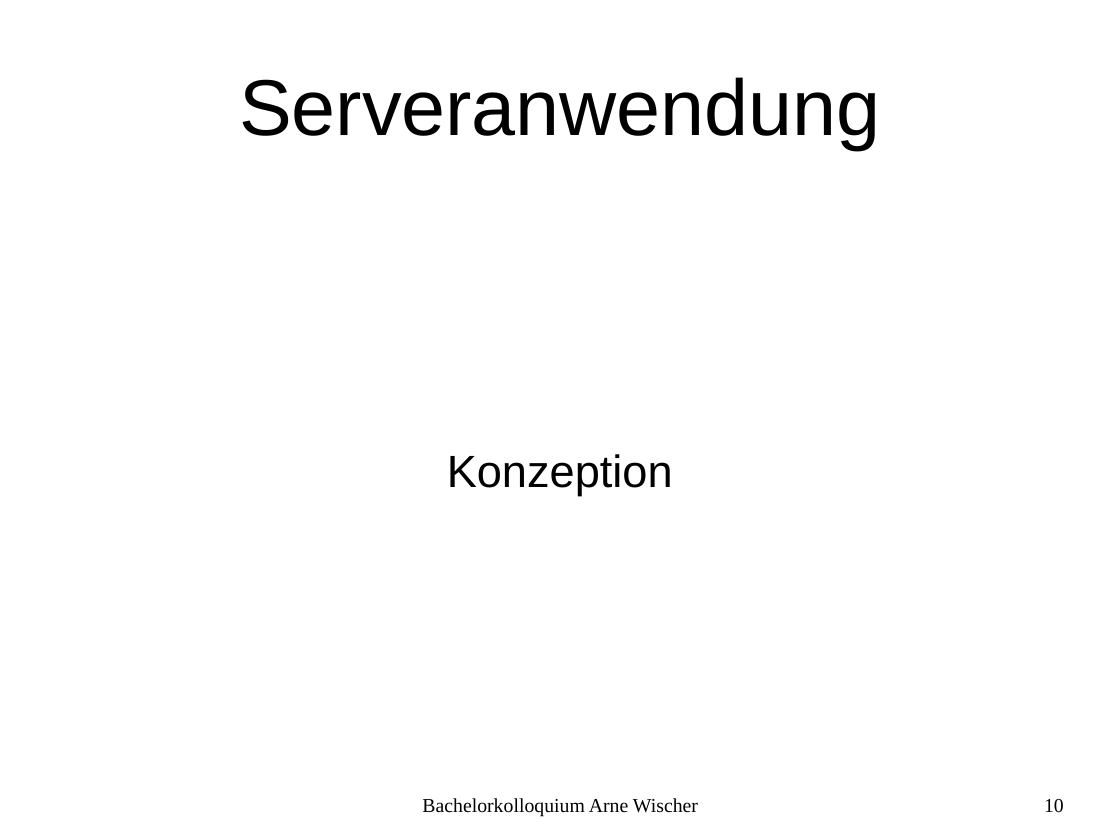
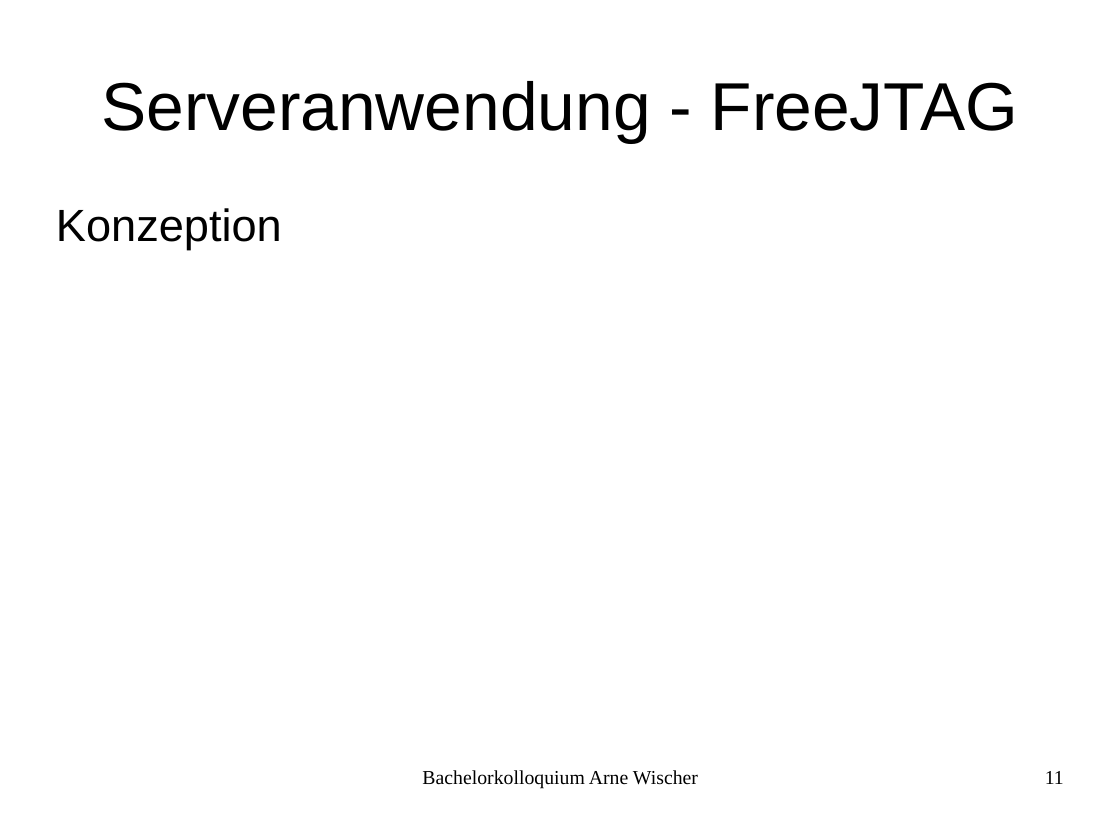
Before and after one commit to fettlaus/Kolloq, a slide deck: slide 11 of Kolloq.odp (slide 10 before the commit). Drawn at 1120x840 pixels with LibreOffice and Linux fonts; fonts in the diff are those of the drawing; background and template pictures are left out. Boxes give left, top, right and bottom in pixels: in the first picture for what was removed or moved away, otherwise in the second. Text is boxed around its words. In the diff, an @@ line names an element or a change of style, - is before the commit and + after.

```diff
--- a/Kolloq.odp
+++ b/Kolloq.odp
@@ title at bbox=[101, 81, 1018, 143]: text changed; size 56.1 to 48 pt @@
-Serveranwendung
+Serveranwendung - FreeJTAG
@@ text "Konzeption" at bbox=[56, 208, 282, 250]: alignment centre to left; more space between paragraphs; vertical alignment middle to top @@
@@ text "Bachelorkolloquium Arne Wischer": place and size @@
-text "Bachelorkolloquium Arne Wischer" at bbox=[422, 798, 698, 817]
+text "Bachelorkolloquium Arne Wischer" at bbox=[422, 770, 698, 789]
@@ page number added at bbox=[1045, 771, 1064, 784], 14 pt, text #000000 @@
+11
@@ page number removed at bbox=[1044, 799, 1064, 813] @@
-10
```
Also in this commit, not shown: 12 other slides changed, 2 slides added, 1 other file.
